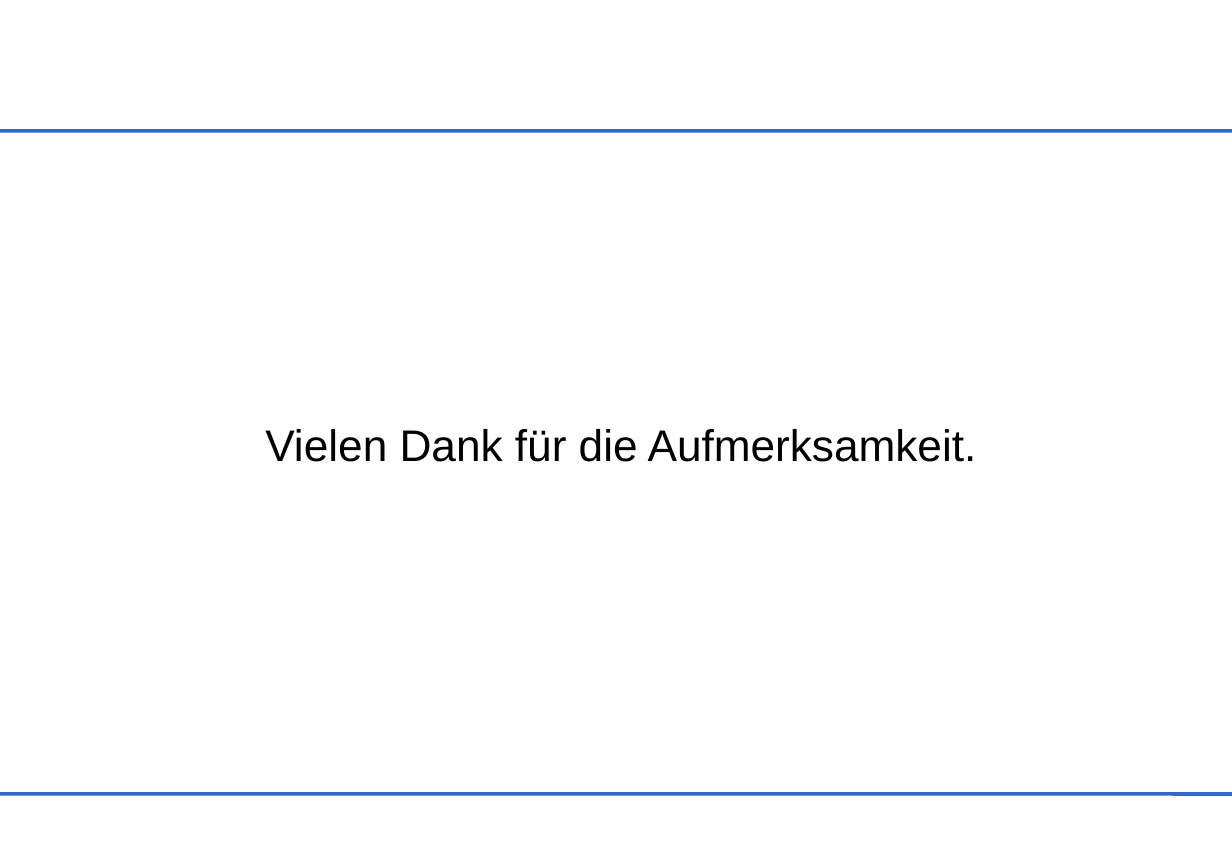
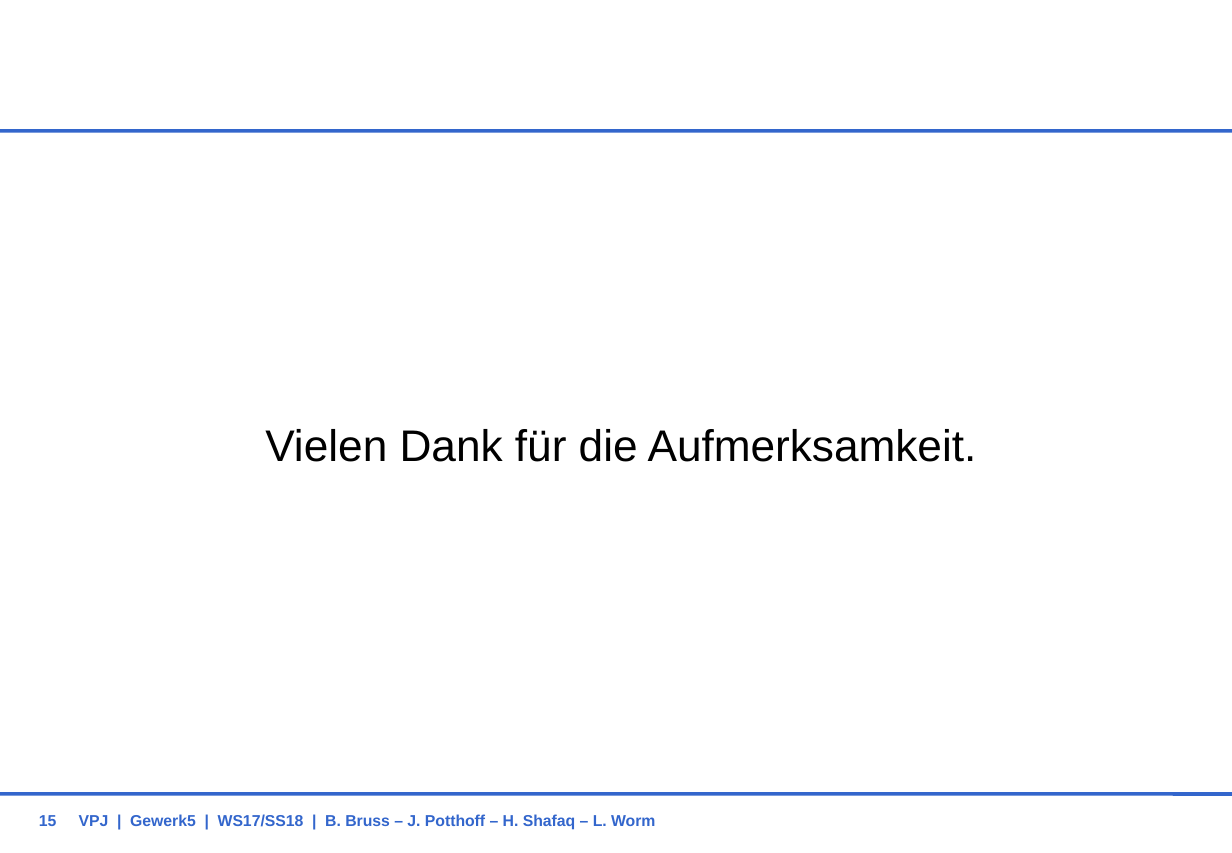
Before and after one commit to BBRUSS/VPJW17G5, a slide deck: slide 15 of 11_Orga/KonzeptG5.ppt. Drawn at 1232x853 pixels with LibreOffice and Linux fonts; fonts in the diff are those of the drawing; background and template pictures are left out. Boxes give left, top, right and bottom in pixels: in the first picture for what was removed or moved away, otherwise in the second. Text is boxed around its words. In the diff, an @@ line names an element or a change of style, - is before the commit and + after.

```diff
--- a/11_Orga/KonzeptG5.ppt
+++ b/11_Orga/KonzeptG5.ppt
@@ page number added at bbox=[39, 815, 57, 826], 10 pt, text #3366CC, bold @@
+15
@@ text added at bbox=[79, 814, 655, 830], 10 pt, text #3366CC, bold @@
+VPJ | Gewerk5 | WS17/SS18 | B. Bruss – J. Potthoff – H. Shafaq – L. Worm
```
Also in this commit, not shown: 12 other slides changed.
